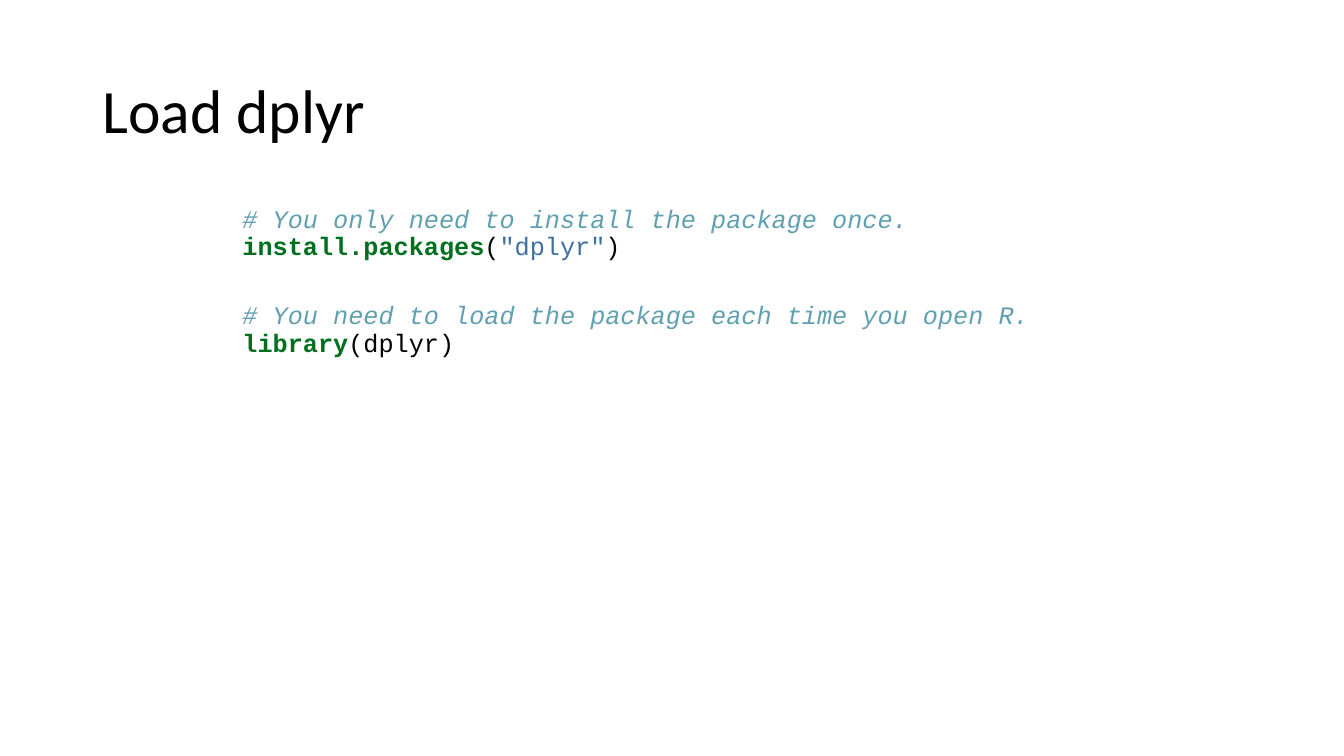
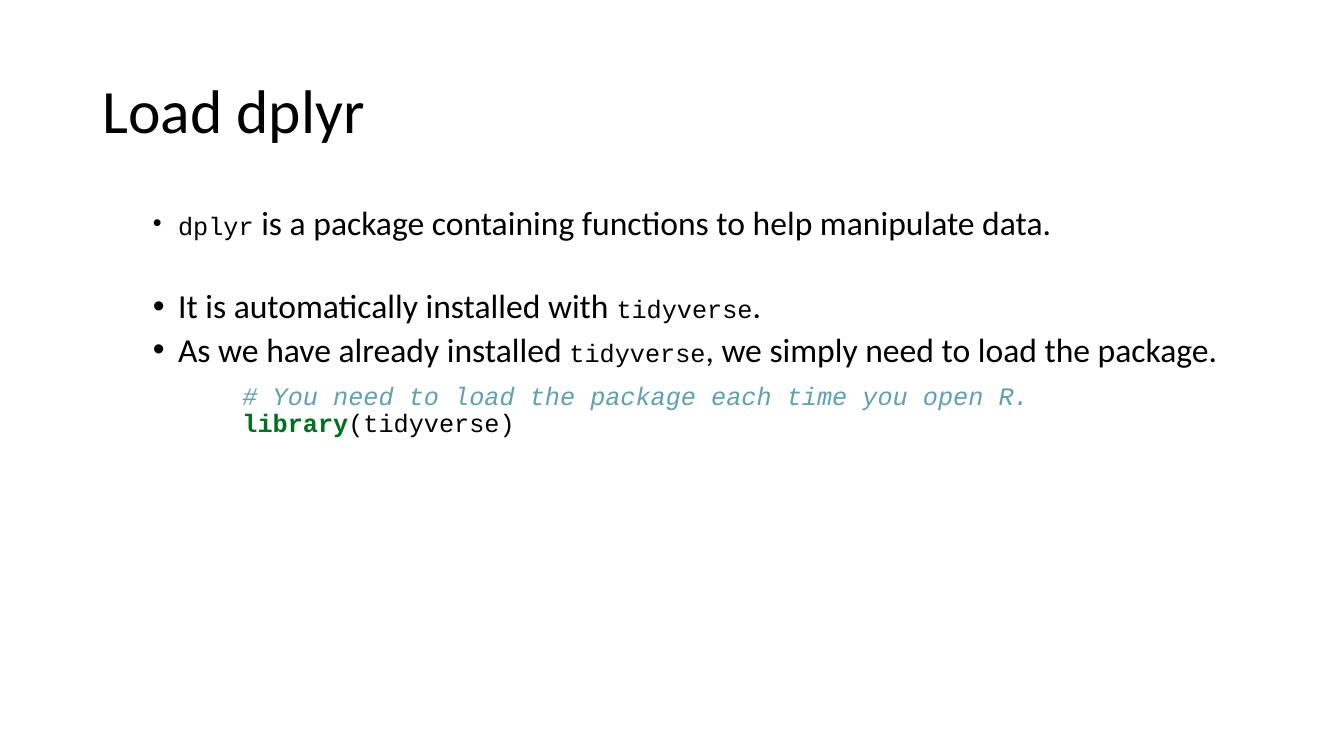
Before and after one commit to ClinicianCoders/ClinicianCoders, a slide deck: slide 6 of Workshops/Workshop4.pptx. Drawn at 1344x756 pixels with LibreOffice and Linux fonts; fonts in the diff are those of the drawing. Boxes give left, top, right and bottom in pixels: in the first picture for what was removed or moved away, otherwise in the second. Text is boxed around its words. In the diff, an @@ line names an element or a change of style, - is before the commit and + after.

```diff
--- a/Workshops/Workshop4.pptx
+++ b/Workshops/Workshop4.pptx
@@ text at [178, 211, 1217, 438]: text changed; size 18 to 24 pt; font Courier New to Calibri; text colour #60A0B0 to #000000; italic off @@
-# You only need to install the package once.
-install.packages("dplyr")
-# You need to load the package each time you open R.
-library(dplyr)
+  • dplyr is a package containing functions to help manipulate data.
+  • It is automatically installed with tidyverse.
+  • As we have already installed tidyverse, we simply need to load the package.
+# You need to load the package each time you open R.
+library(tidyverse)
```
Also in this commit, not shown: 11 other slides changed, 2 slides added, 7 other files.
